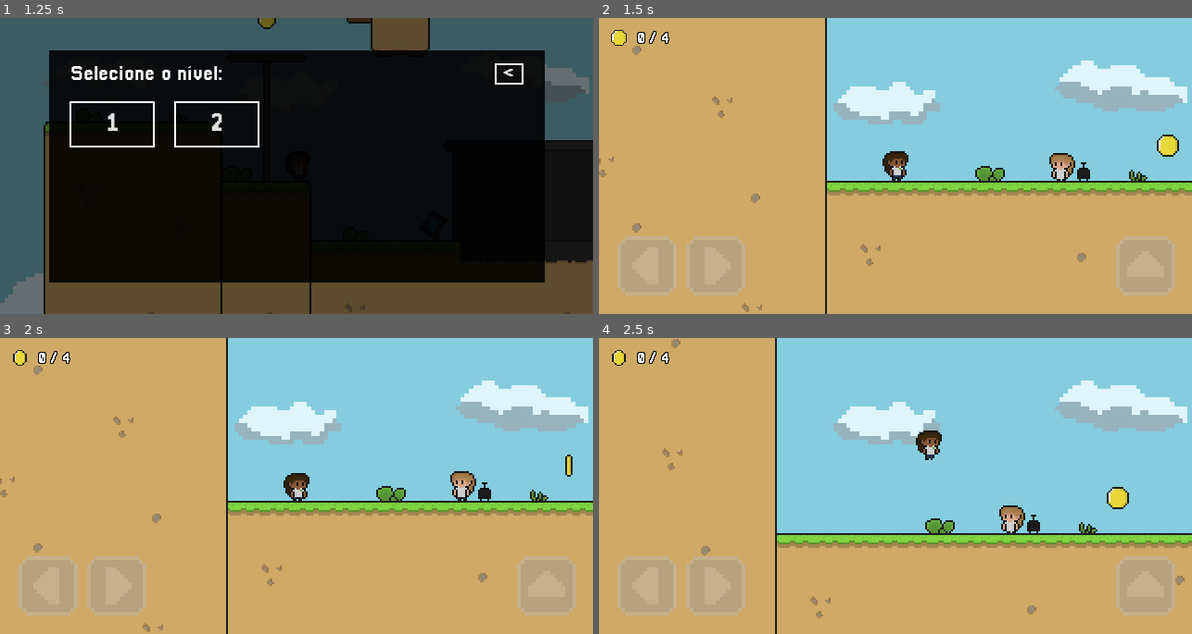
Above: before the commit, frames 1-4 (two rows, left to right).
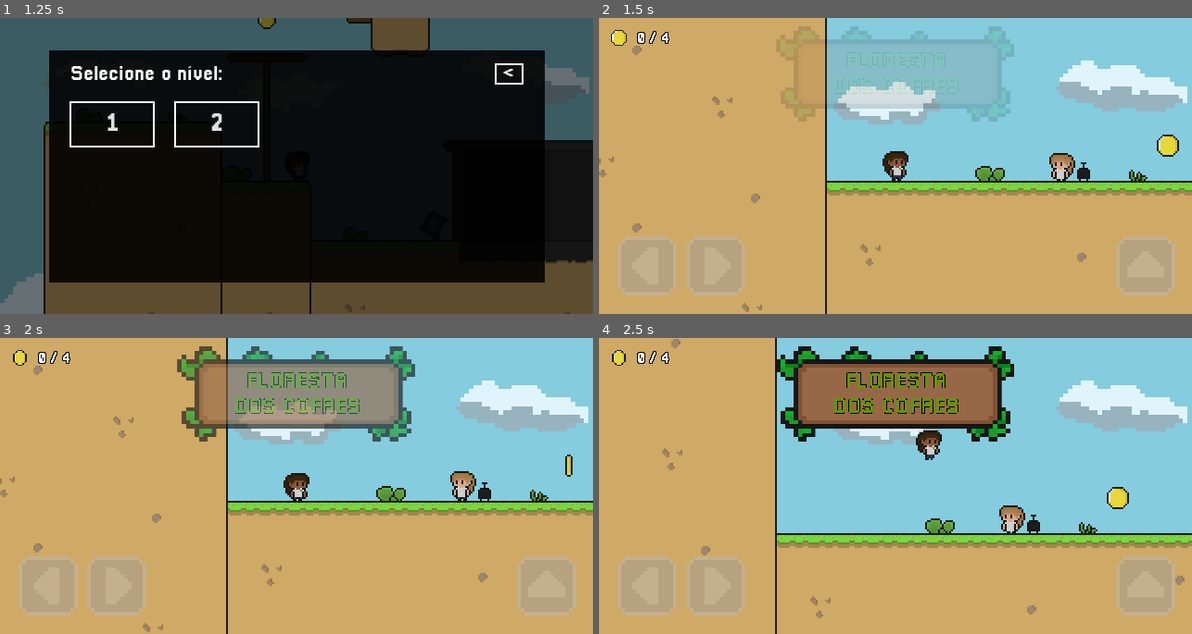
Above: after the commit, the same moments.

Repository: DanilloPitta/MathMinigames
Game: Godot game, scene res://src/Menu/menu.tscn
Same seed, same stepped clock (60 frames per second), same inputs: the game is played once before the commit and once after it.
Inputs (mouse positions are in pixels of both pictures, inside the frame that each line leads up to):
- Up to frame 1 (1.25 s): click "JOGAR" at 0.5 s
- Up to frame 2 (1.5 s): click "1" at 1.25 s
- Up to frame 3 (2 s): no input
- Up to frame 4 (2.5 s): move the mouse to (1025, 471) at 2.02 s; hold Right (ui_right) from 2.03 s (still down); click (1025, 471) at 2.17 s; tap W (jump) at 2.27 s

Frame 1 is identical in both runs. In frame 2, 5.3% of the frame differs, in the area x 30-70%, y 2-35%; in frame 3, 9.6%; in frame 4, 9.6%.

Commit message:
Adicionar sistema de plates ao iniciar a fase

Diff:
--- a/src/Levels/level_1.tscn
+++ b/src/Levels/level_1.tscn
@@ -241,6 +241,8 @@
 
 [node name="level_1" type="Node2D"]
 script = ExtResource("1_8qv7o")
+level_plate = "floresta_dos_cofres.png"
+level_number = 1
 
 [node name="TileMap1" type="TileMap" parent="."]
 tile_set = SubResource("TileSet_ttu1j")
--- /dev/null
+++ b/src/Scenes/level_plate.tscn
@@ -0,0 +1,72 @@
+[gd_scene load_steps=6 format=3 uid="uid://diph20w4arysg"]
+
+[ext_resource type="Script" path="res://src/Scripts/level_plate.gd" id="1_g18dh"]
+[ext_resource type="Texture2D" uid="uid://bbu7y0ngn2j6u" path="res://src/Assets/Hud/Levels_Plates/floresta_dos_cofres.png" id="2_l2c4r"]
+
+[sub_resource type="Animation" id="Animation_x45gs"]
+length = 0.001
+tracks/0/type = "value"
+tracks/0/imported = false
+tracks/0/enabled = true
+tracks/0/path = NodePath("Control/TextureRect:modulate")
+tracks/0/interp = 1
+tracks/0/loop_wrap = true
+tracks/0/keys = {
+"times": PackedFloat32Array(0),
+"transitions": PackedFloat32Array(1),
+"update": 0,
+"values": [Color(1, 1, 1, 1)]
+}
+
+[sub_resource type="Animation" id="Animation_oha8d"]
+resource_name = "fade_in"
+tracks/0/type = "value"
+tracks/0/imported = false
+tracks/0/enabled = true
+tracks/0/path = NodePath("Control/TextureRect:modulate")
+tracks/0/interp = 1
+tracks/0/loop_wrap = true
+tracks/0/keys = {
+"times": PackedFloat32Array(0, 1),
+"transitions": PackedFloat32Array(1, 1),
+"update": 0,
+"values": [Color(1, 1, 1, 0), Color(1, 1, 1, 1)]
+}
+
+[sub_resource type="AnimationLibrary" id="AnimationLibrary_fcq7r"]
+_data = {
+"RESET": SubResource("Animation_x45gs"),
+"fade_in": SubResource("Animation_oha8d")
+}
+
+[node name="CanvasLayer" type="CanvasLayer"]
+script = ExtResource("1_g18dh")
+
+[node name="Control" type="Control" parent="."]
+layout_mode = 3
+anchors_preset = 10
+anchor_right = 1.0
+offset_bottom = 121.0
+grow_horizontal = 2
+
+[node name="TextureRect" type="TextureRect" parent="Control"]
+layout_mode = 1
+anchors_preset = 8
+anchor_left = 0.5
+anchor_top = 0.5
+anchor_right = 0.5
+anchor_bottom = 0.5
+offset_left = -129.0
+offset_top = -51.5
+offset_right = 129.0
+offset_bottom = 51.5
+grow_horizontal = 2
+grow_vertical = 2
+texture = ExtResource("2_l2c4r")
+expand_mode = 1
+stretch_mode = 5
+
+[node name="AnimationPlayer" type="AnimationPlayer" parent="."]
+libraries = {
+"": SubResource("AnimationLibrary_fcq7r")
+}
--- a/src/Scripts/level.gd
+++ b/src/Scripts/level.gd
@@ -1,4 +1,15 @@
 extends Node2D
 
+@export var level_plate : String
+@export var level_number : int
+
+@onready var level_plate_scene = preload("res://src/Scenes/level_plate.tscn")
+
 func _ready():
-	pass
+	var level_plate_ = level_plate_scene.instantiate()
+	level_plate_.plate_texture = level_plate
+	get_parent().add_child(level_plate_)
+
+	await get_tree().create_timer(4.2).timeout
+
+	level_plate_.queue_free()
--- /dev/null
+++ b/src/Scripts/level_plate.gd
@@ -0,0 +1,8 @@
+extends CanvasLayer
+
+var plate_texture
+
+func _ready():
+	$Control/TextureRect.texture = load("res://src/Assets/Hud/Levels_Plates/" + plate_texture)
+
+	$AnimationPlayer.play("fade_in")
Binary file added: src/Assets/Hud/Levels_Plates/floresta_dos_cofres.png
Not shown, added: src/Assets/Hud/Levels_Plates/floresta_dos_cofres.png.import
Not shown, added: src/Assets/Hud/Levels_Plates/edit.psd
